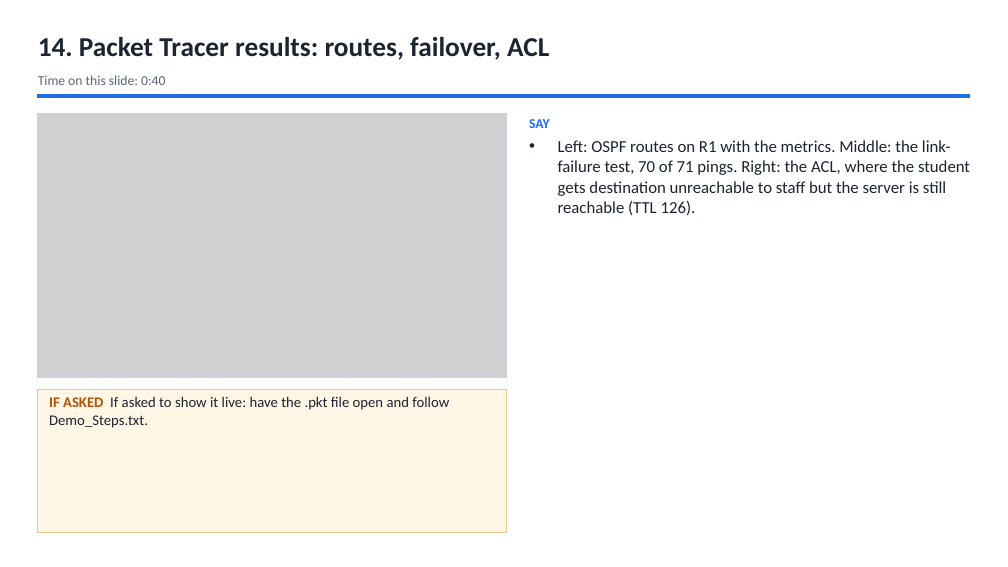
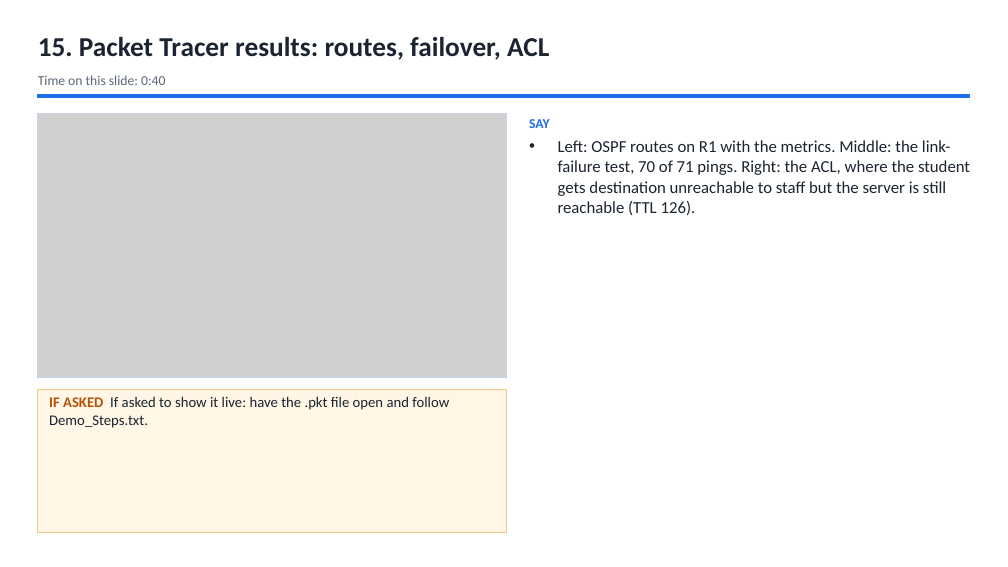
Before and after one commit to Capsturrrr/REPLIC, a slide deck: slide 17 of docs/final/RUDP_Host_Guide.pptx (slide 16 before the commit). Drawn at 1008x567 pixels with LibreOffice and Linux fonts; fonts in the diff are those of the drawing; grey boxes stand for pictures. Boxes give left, top, right and bottom in pixels: in the first picture for what was removed or moved away, otherwise in the second. Text is boxed around its words. In the diff, an @@ line names an element or a change of style, - is before the commit and + after.

```diff
--- a/docs/final/RUDP_Host_Guide.pptx
+++ b/docs/final/RUDP_Host_Guide.pptx
@@ text at [38, 37, 549, 60]: text changed @@
-14. Packet Tracer results: routes, failover, ACL
+15. Packet Tracer results: routes, failover, ACL
```
Also in this commit, not shown: 38 other slides changed, 1 slide added, 6 other files.
